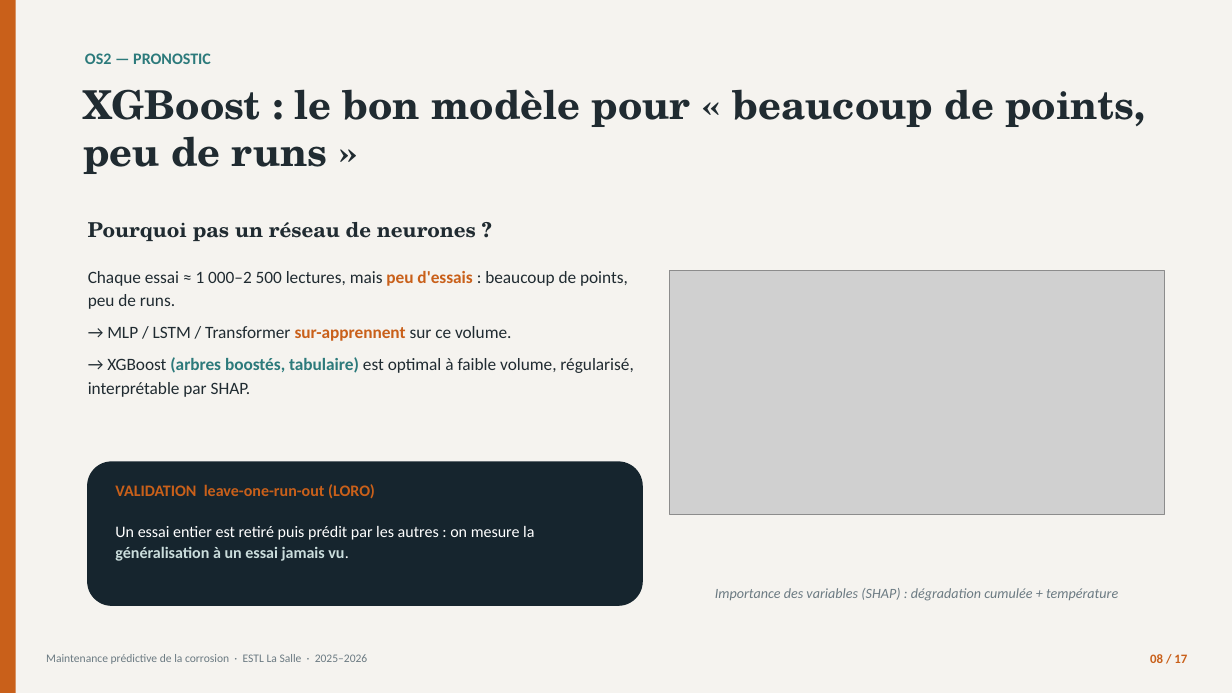
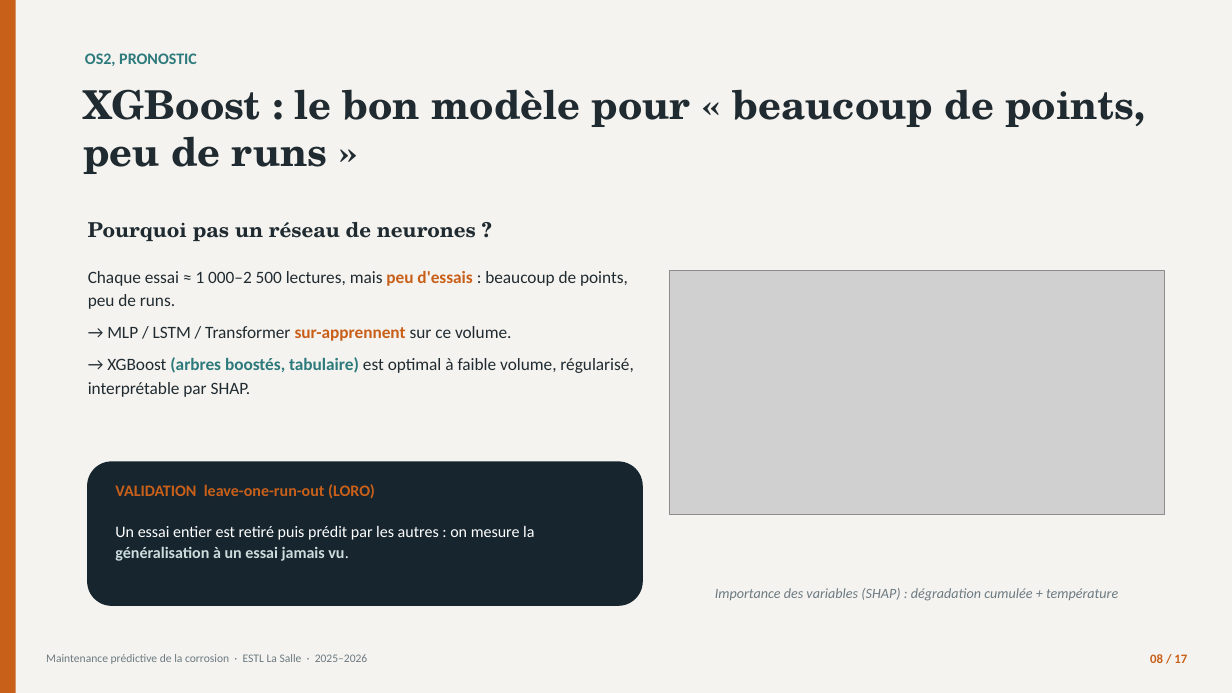
Before and after one commit to londola13/predictive-maintenance-corrosion, a slide deck: slide 8 of soutenance/Soutenance_Corrosion_BATOUMBI.pptx. Drawn at 1232x693 pixels with LibreOffice and Linux fonts; fonts in the diff are those of the drawing; grey boxes stand for pictures. Boxes give left, top, right and bottom in pixels: in the first picture for what was removed or moved away, otherwise in the second. Text is boxed around its words. In the diff, an @@ line names an element or a change of style, - is before the commit and + after.

```diff
--- a/soutenance/Soutenance_Corrosion_BATOUMBI.pptx
+++ b/soutenance/Soutenance_Corrosion_BATOUMBI.pptx
@@ text at (x1=85, y1=53, x2=197, y2=66): text changed @@
-OS2 — PRONOSTIC
+OS2, PRONOSTIC
```
Also in this commit, not shown: 11 other slides changed, 2 other files.
